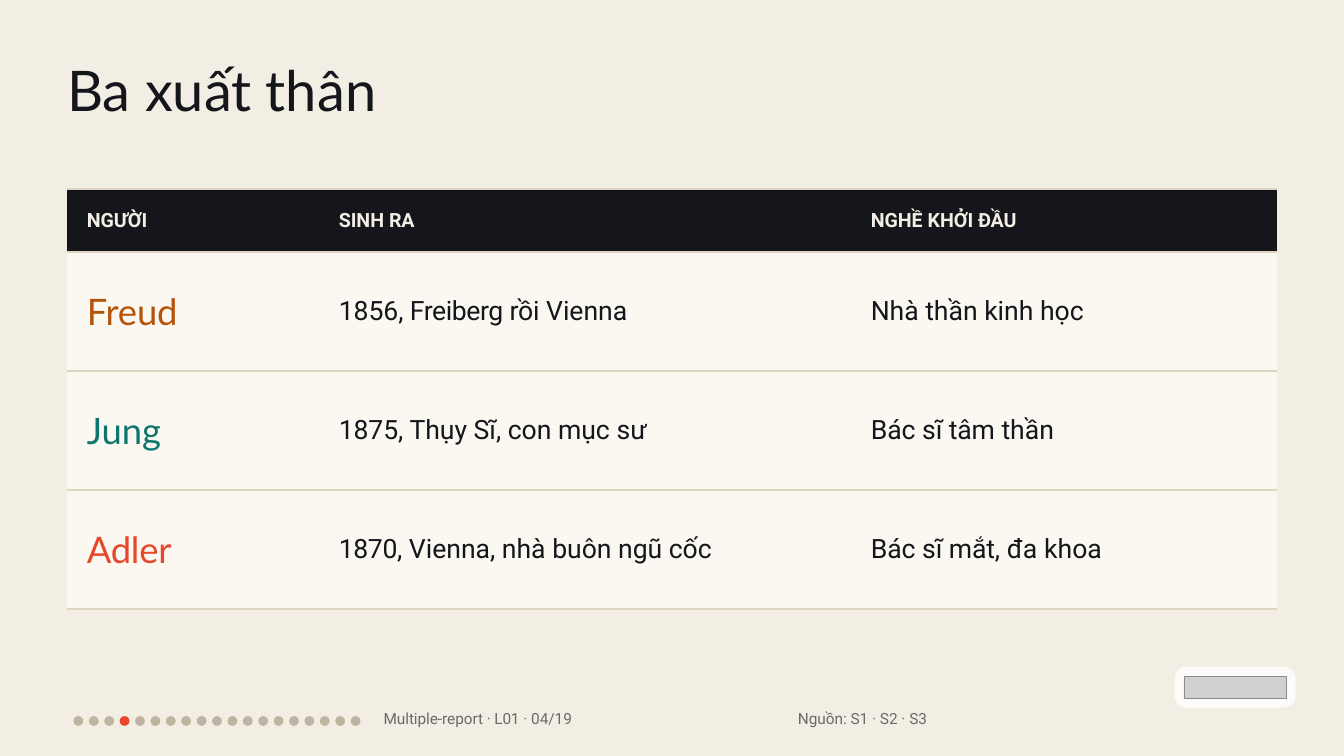
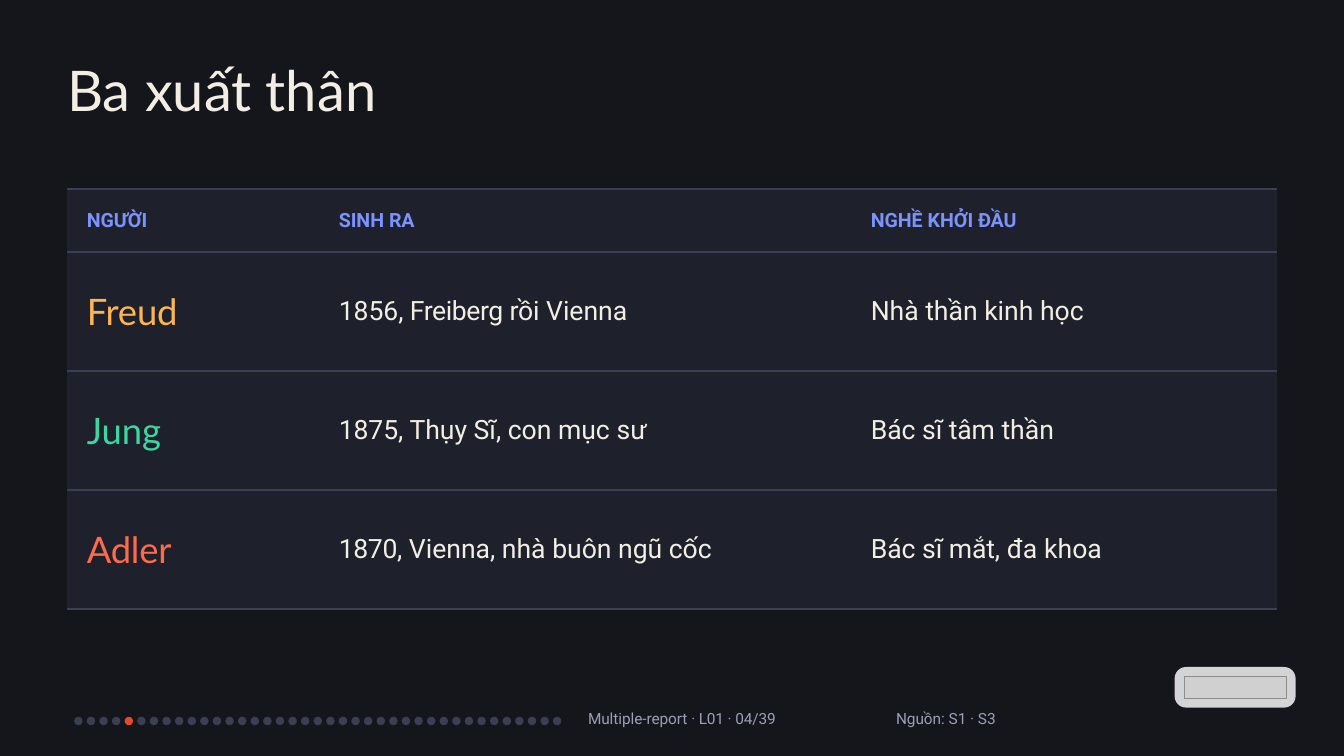
Before and after one commit to vohoailinh90/Multiple-report, a slide deck: slide 5 of lessons/L01/L01.pptx (slide 4 before the commit). Drawn at 1344x756 pixels with LibreOffice and Linux fonts; fonts in the diff are those of the drawing; grey boxes stand for pictures. Boxes give left, top, right and bottom in pixels: in the first picture for what was removed or moved away, otherwise in the second. Text is boxed around its words. In the diff, an @@ line names an element or a change of style, - is before the commit and + after.

```diff
--- a/lessons/L01/L01.pptx
+++ b/lessons/L01/L01.pptx
@@ background #F3EEE3 to #14161C @@
@@ text "Ba xuất thân" at (67, 66, 376, 112): text colour #14161C to #F3EEE3 @@
@@ table at (67, 189, 1277, 568) @@
@@ fill #14161C to #1E212B in row 1 @@
@@ fill #FBF8F2 to #1E212B in 9 cells @@
@@ text colour #F3EEE3 to #7C93FF in "NGƯỜI", "SINH RA", "NGHỀ KHỞI ĐẦU" @@
@@ text colour #B45309 to #FFB454 in "Freud" @@
@@ text colour #14161C to #F3EEE3 in "1856, Freiberg rồi Vienna", "Nhà thần kinh học", "1875, Thụy Sĩ, con mục sư", "Bác sĩ tâm thần" and 2 more places @@
@@ text colour #0F766E to #3DD6A0 in "Jung" @@
@@ text colour #E8472B to #FF6A4D in "Adler" @@
@@ borders changed @@
@@ ellipse: place and size @@
-ellipse at (89, 716, 99, 726)
+ellipse at (87, 717, 95, 725)
@@ ellipse added at (112, 717, 120, 725), fill #3A3F52 @@
@@ ellipse added at (175, 717, 183, 725), fill #3A3F52 @@
@@ fill #BDB5A2 to #3A3F52 in 18 elements at (74, 717, 82, 725), (213, 717, 221, 725), (351, 717, 360, 725), (137, 717, 145, 725), (276, 717, 284, 725), (150, 717, 158, 725), (288, 717, 296, 725), (200, 717, 208, 725), (339, 717, 347, 725), (87, 717, 95, 725), (225, 717, 233, 725), (163, 717, 171, 725), (263, 717, 271, 725), (301, 717, 309, 725), (187, 717, 196, 725), (326, 717, 334, 725), (99, 717, 108, 725), (238, 717, 246, 725) @@
@@ 5 ellipses: place and size @@
-5 ellipses at (104, 716, 314, 726)
+5 ellipses at (99, 717, 309, 725)
@@ ellipse added at (251, 717, 259, 725), fill #3A3F52 @@
@@ ellipse added at (314, 717, 322, 725), fill #3A3F52 @@
@@ 5 ellipses: place and size @@
-5 ellipses at (120, 716, 345, 726)
+5 ellipses at (124, 717, 347, 725)
@@ ellipse added at (364, 717, 372, 725), fill #3A3F52 @@
@@ ellipse added at (376, 717, 384, 725), fill #3A3F52 @@
@@ ellipse added at (389, 717, 397, 725), fill #3A3F52 @@
@@ ellipse added at (402, 717, 410, 725), fill #3A3F52 @@
@@ ellipse added at (415, 717, 423, 725), fill #3A3F52 @@
@@ ellipse added at (427, 717, 435, 725), fill #3A3F52 @@
@@ ellipse added at (439, 717, 448, 725), fill #3A3F52 @@
@@ ellipse added at (452, 717, 460, 725), fill #3A3F52 @@
@@ ellipse added at (465, 717, 473, 725), fill #3A3F52 @@
@@ ellipse added at (477, 717, 485, 725), fill #3A3F52 @@
@@ ellipse added at (490, 717, 498, 725), fill #3A3F52 @@
@@ ellipse added at (503, 717, 511, 725), fill #3A3F52 @@
@@ ellipse added at (515, 717, 523, 725), fill #3A3F52 @@
@@ ellipse added at (528, 717, 536, 725), fill #3A3F52 @@
@@ ellipse added at (540, 717, 548, 725), fill #3A3F52 @@
@@ ellipse added at (553, 717, 561, 725), fill #3A3F52 @@
@@ text at (588, 712, 775, 727): text changed; text colour #6B6A66 to #9AA0B5 @@
-Multiple-report · L01 · 04/19
+Multiple-report · L01 · 04/39
@@ text at (896, 711, 996, 727): text changed; text colour #6B6A66 to #9AA0B5 @@
-Nguồn: S1 · S2 · S3
+Nguồn: S1 · S3
```
Also in this commit, not shown: 6 other slides changed, 32 slides added, 12 slides removed, 2 other files.
